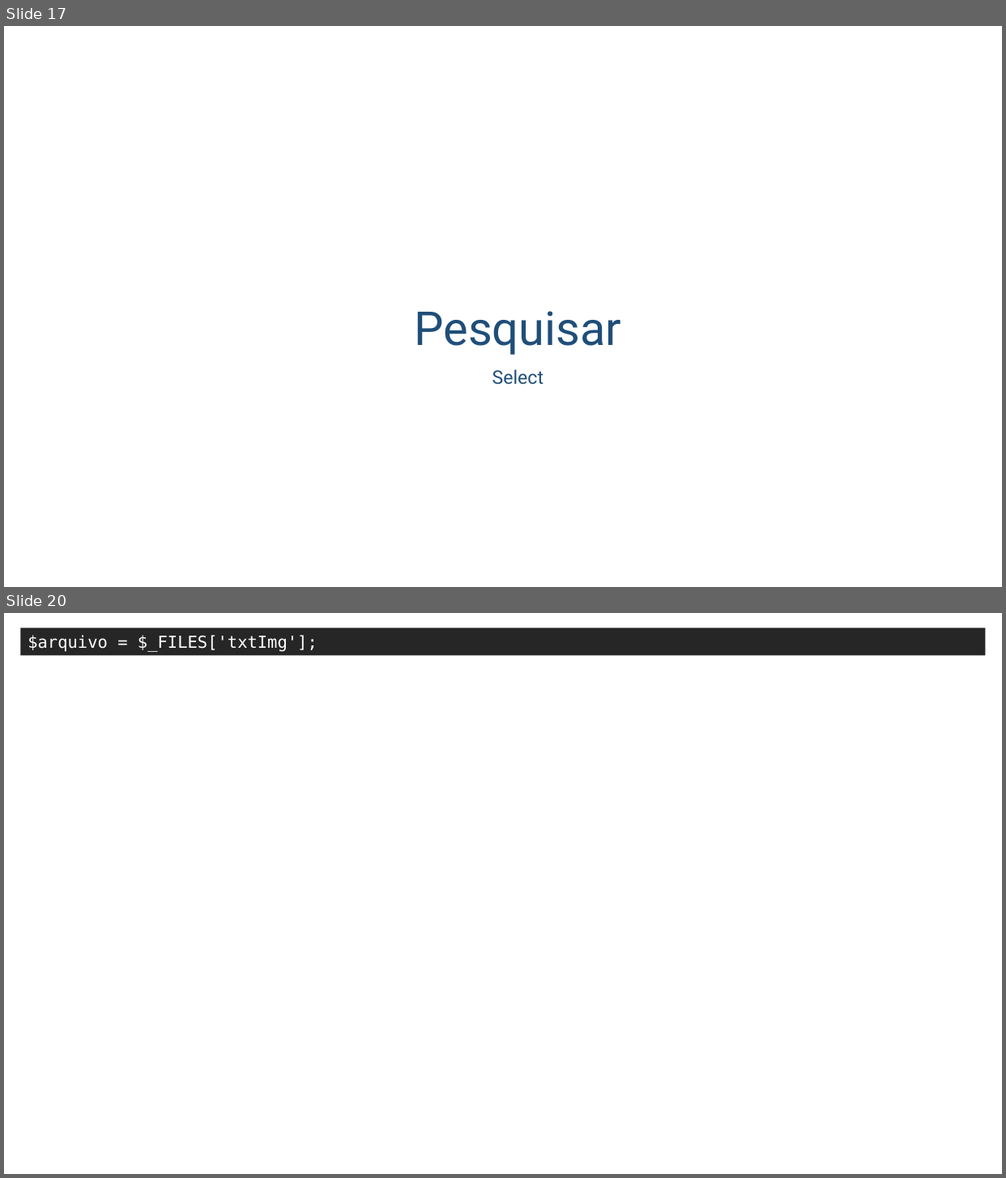
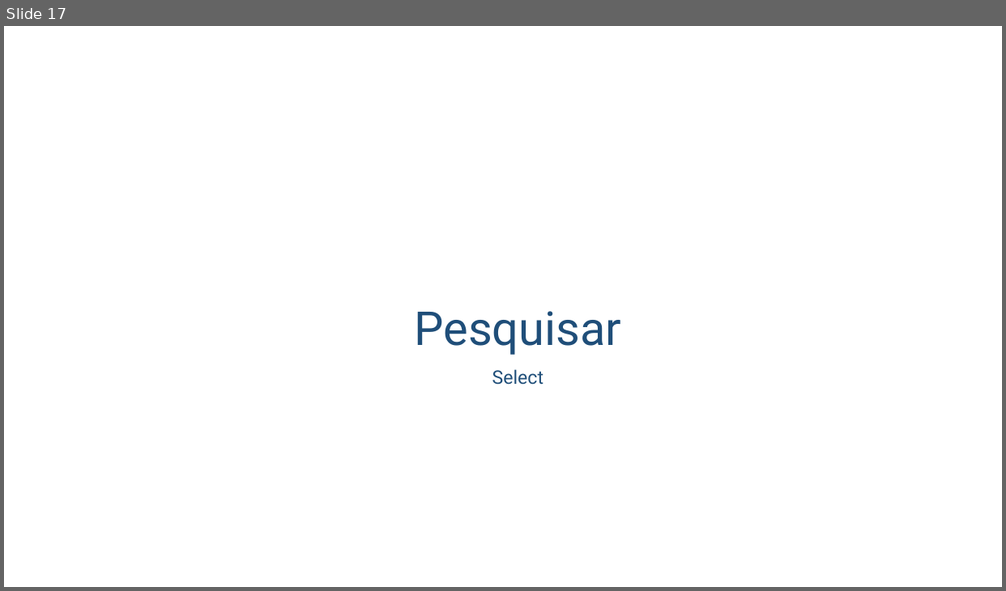
Before and after one commit to profpedrosenac/T15_WEB, a slide deck: _PHP/_MiniProjeto/Docs/Aula_PHP.pptx. Shown one above the other, each under a label of ours: slides 17 and 20 before the commit, slide 17 after it; the slides between them are not shown. The pictures are 1006x1178 and 1006x591 pixels, drawn with LibreOffice and Linux fonts; fonts in the diff are those of the drawing; background and template pictures are left out. Boxes give left, top, right and bottom in pixels: in the first picture for what was removed or moved away, otherwise in the second. Text is boxed around its words. In the diff, an @@ line names an element or a change of style, - is before the commit and + after.

```diff
--- a/_PHP/_MiniProjeto/Docs/Aula_PHP.pptx
+++ b/_PHP/_MiniProjeto/Docs/Aula_PHP.pptx
@@ slide 20 removed at <box>4,613,1002,1174</box>, background picture (left out) @@
@@ rectangle removed at <box>20,628,986,656</box> @@
-$arquivo = $_FILES['txtImg'];
```
Also in this commit, not shown: 1 slide changed, 1 slide added, 7 other files.
